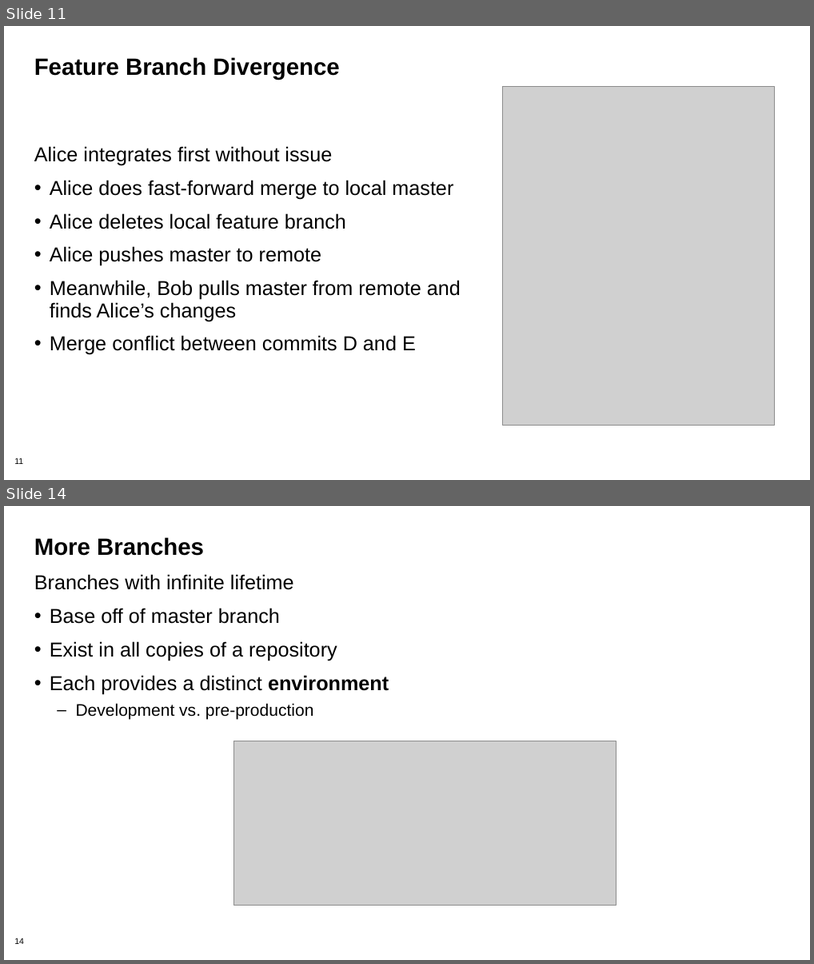
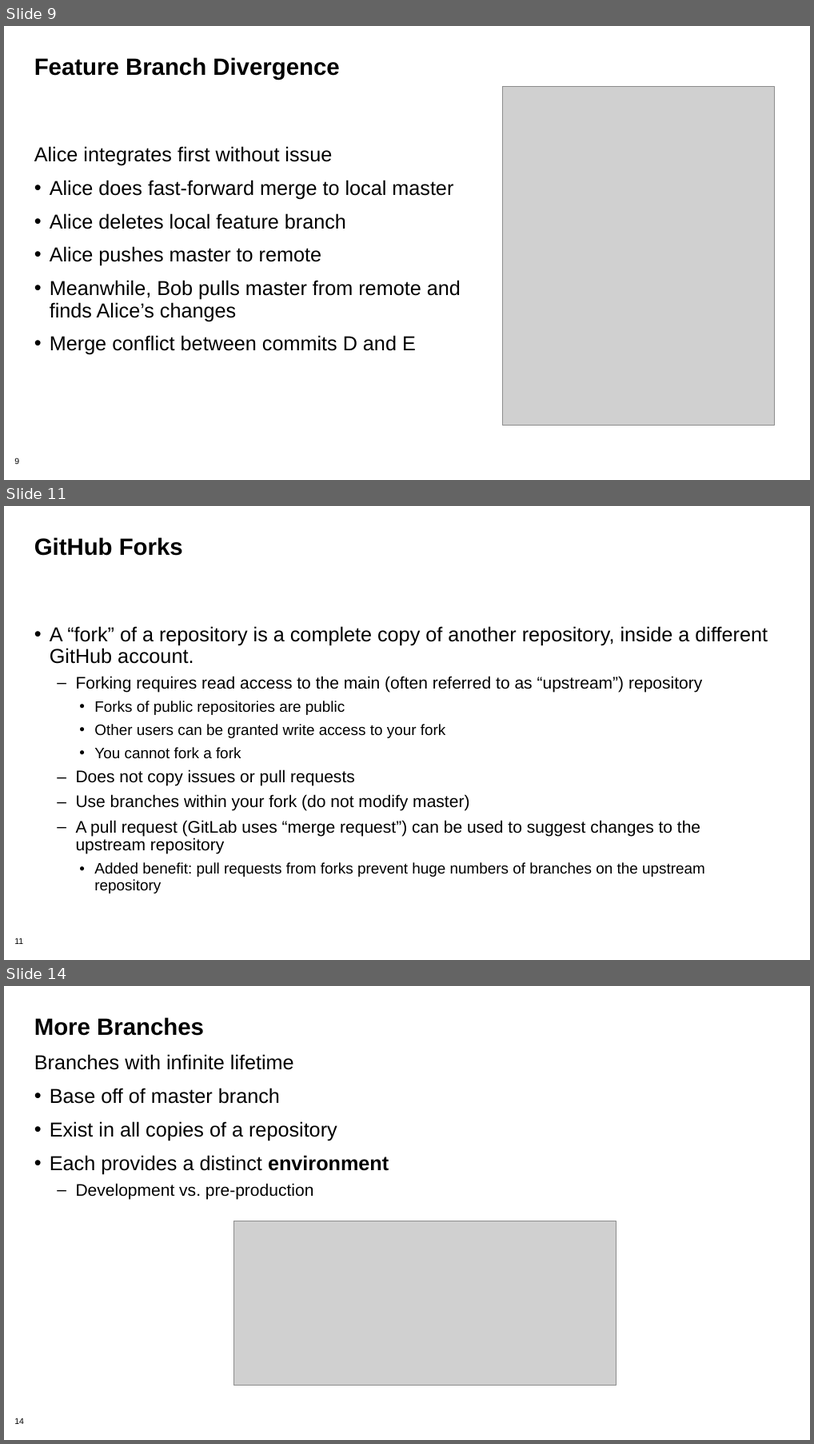
Before and after one commit to betterscientificsoftware/bssw-tutorial, a slide deck: presentations/03-gitworkflows.pptx. Shown one above the other, each under a label of ours: slides 11 and 14 before the commit, slides 9, 11 and 14 after it; the slides between them are not shown. The pictures are 814x964 and 814x1444 pixels, drawn with LibreOffice and Linux fonts; fonts in the diff are those of the drawing; grey boxes stand for pictures; background and template pictures are left out. Boxes give left, top, right and bottom in pixels: in the first picture for what was removed or moved away, otherwise in the second. Text is boxed around its words. In the diff, an @@ line names an element or a change of style, - is before the commit and + after.

Commit message:
Added forks and heat equation example content.

```diff
--- a/presentations/03-gitworkflows.pptx
+++ b/presentations/03-gitworkflows.pptx
@@ slide 11 added at (4, 506, 810, 960), background #FFFFFF; not listed: 1 template element that a slide beside it also shows @@
@@ title added at (34, 537, 183, 556), 28 pt, text #000000, bold @@
+GitHub Forks
@@ text added at (50, 626, 768, 893), 20 pt, text #000000 @@
+• A “fork” of a repository is a complete copy of another repository, inside a different GitHub account.
+  – Forking requires read access to the main (often referred to as “upstream”) repository
+    • Forks of public repositories are public
+    • Other users can be granted write access to your fork
+    • You cannot fork a fork
+  – Does not copy issues or pull requests
+  – Use branches within your fork (do not modify master)
+  – A pull request (GitLab uses “merge request”) can be used to suggest changes to the upstream repository
+    • Added benefit: pull requests from forks prevent huge numbers of branches on the upstream repository
@@ what was slide 11 is now slide 9 @@
@@ page number at (14, 457, 19, 464): text changed @@
-11
+9
```
Also in this commit, not shown: 2 slides changed, 2 other slides added, 3 slides removed.
